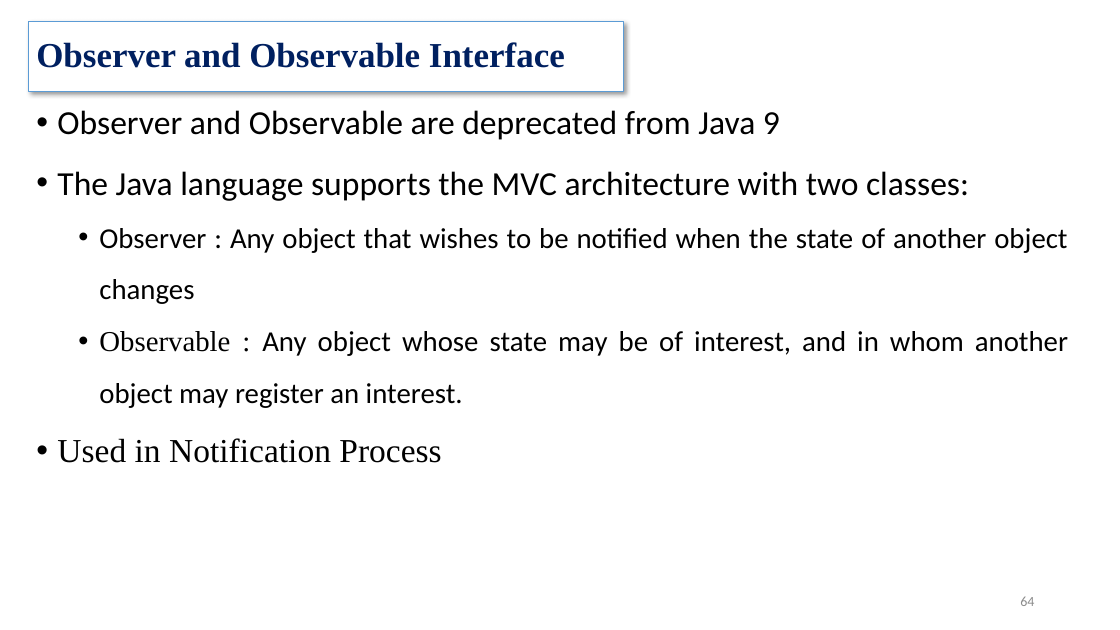
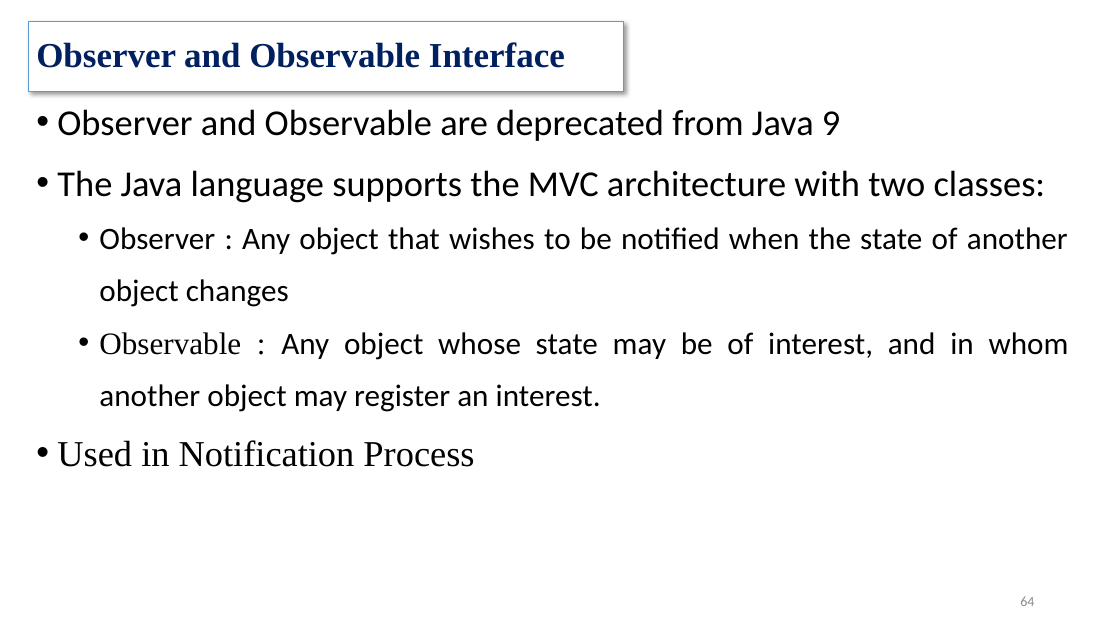
Before and after one commit to suniljeevan/Scalable-Application-Development-using-Java, a slide deck: slide 64 of COURSE MATERIALS/Module 2_CSE2503.pptx. Drawn at 1120x630 pixels with LibreOffice and Linux fonts; fonts in the diff are those of the drawing; background and template pictures are left out. Boxes give left, top, right and bottom in pixels: in the first picture for what was removed or moved away, otherwise in the second. Text is boxed around its words. In the diff, an @@ line names an element or a change of style, - is before the commit and + after.

```diff
--- a/COURSE MATERIALS/Module 2_CSE2503.pptx
+++ b/COURSE MATERIALS/Module 2_CSE2503.pptx
@@ text "Observer and Observable are deprecated ..." at (57,109,1069,467): size 28.8 to 31.2 pt in "Observer and Observable are deprecated from Java ...", "The Java language supports the MVC architecture ...", "Used in Notification Process"; size 24.7 to 26.7 pt in "Observer : Any object that wishes to ...", "Observable : Any object whose state may ..."; line spacing 1.5 to 1.4 @@
```
Also in this commit, not shown: 3 other slides changed, 1 other file.
